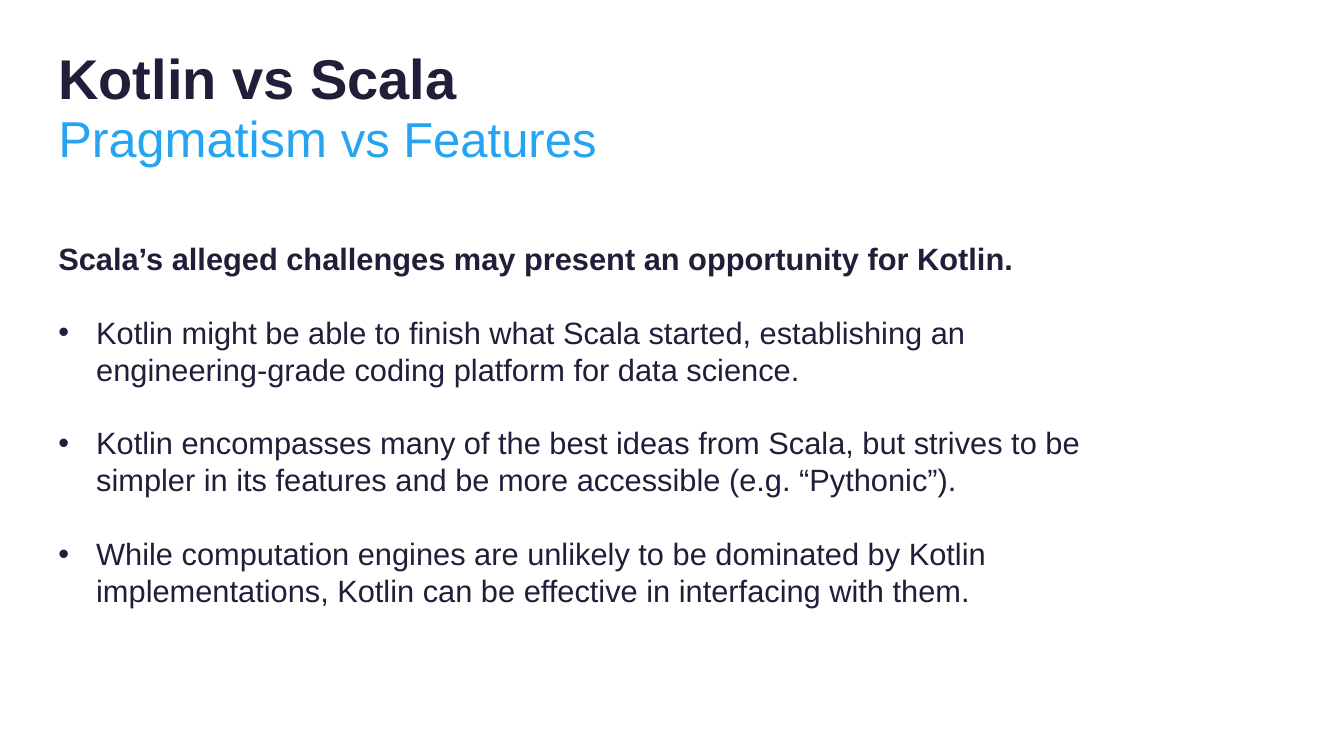
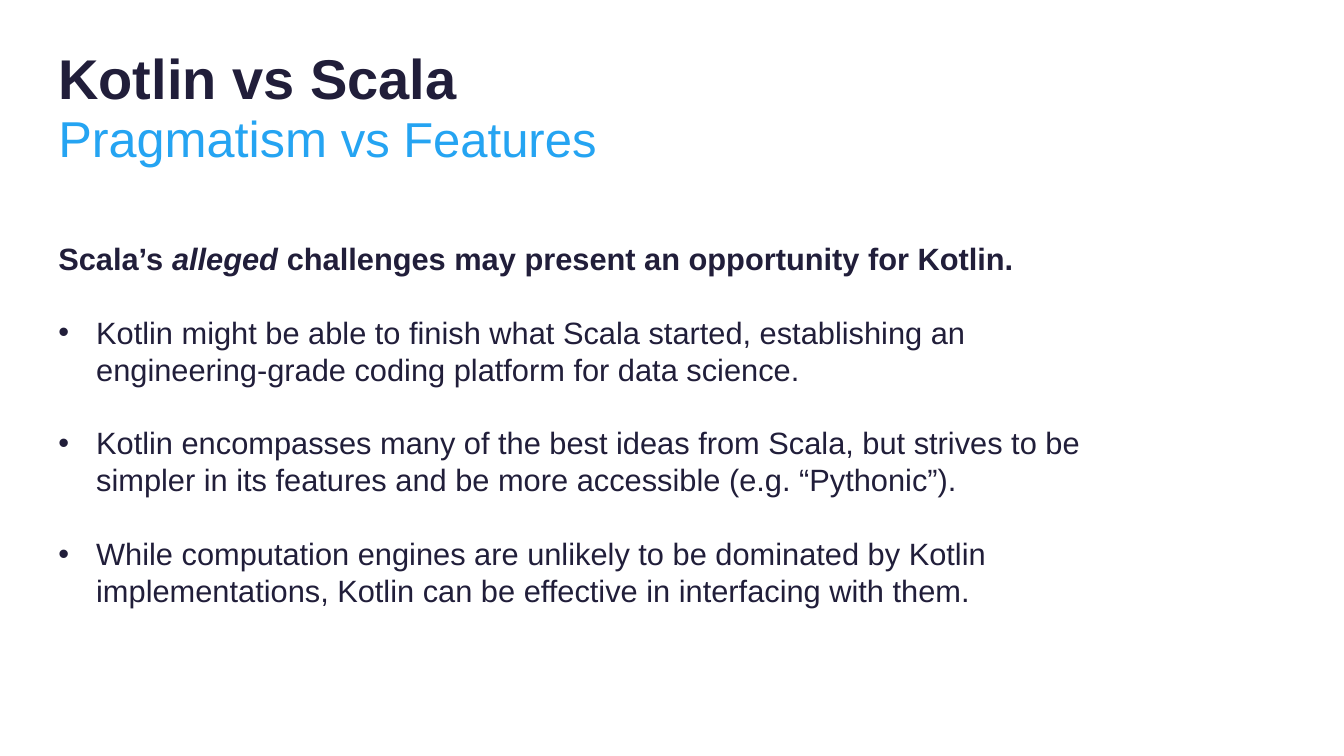
Before and after one commit to thomasnield/kotlinconf-datascience-talk, a slide deck: slide 25 of kotlin_for_data_science.pptx. Drawn at 1344x756 pixels with LibreOffice and Linux fonts; fonts in the diff are those of the drawing; background and template pictures are left out. Boxes give left, top, right and bottom in pixels: in the first picture for what was removed or moved away, otherwise in the second. Text is boxed around its words. In the diff, an @@ line names an element or a change of style, - is before the commit and + after.

```diff
--- a/kotlin_for_data_science.pptx
+++ b/kotlin_for_data_science.pptx
@@ text at <box>58,247,1014,275</box>: italic on in "alleged" @@
```
Also in this commit, not shown: 1 other slide changed.
